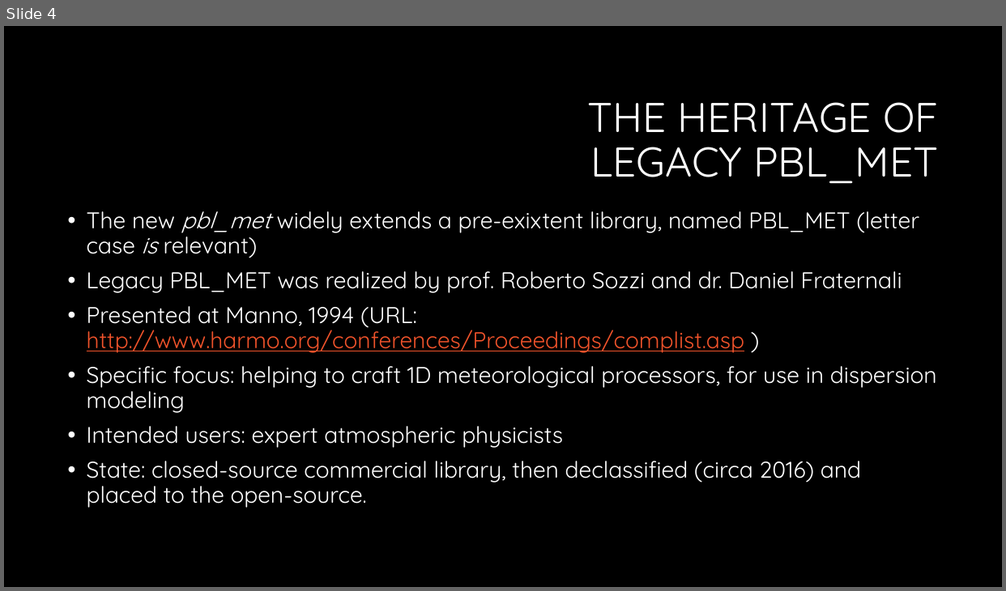
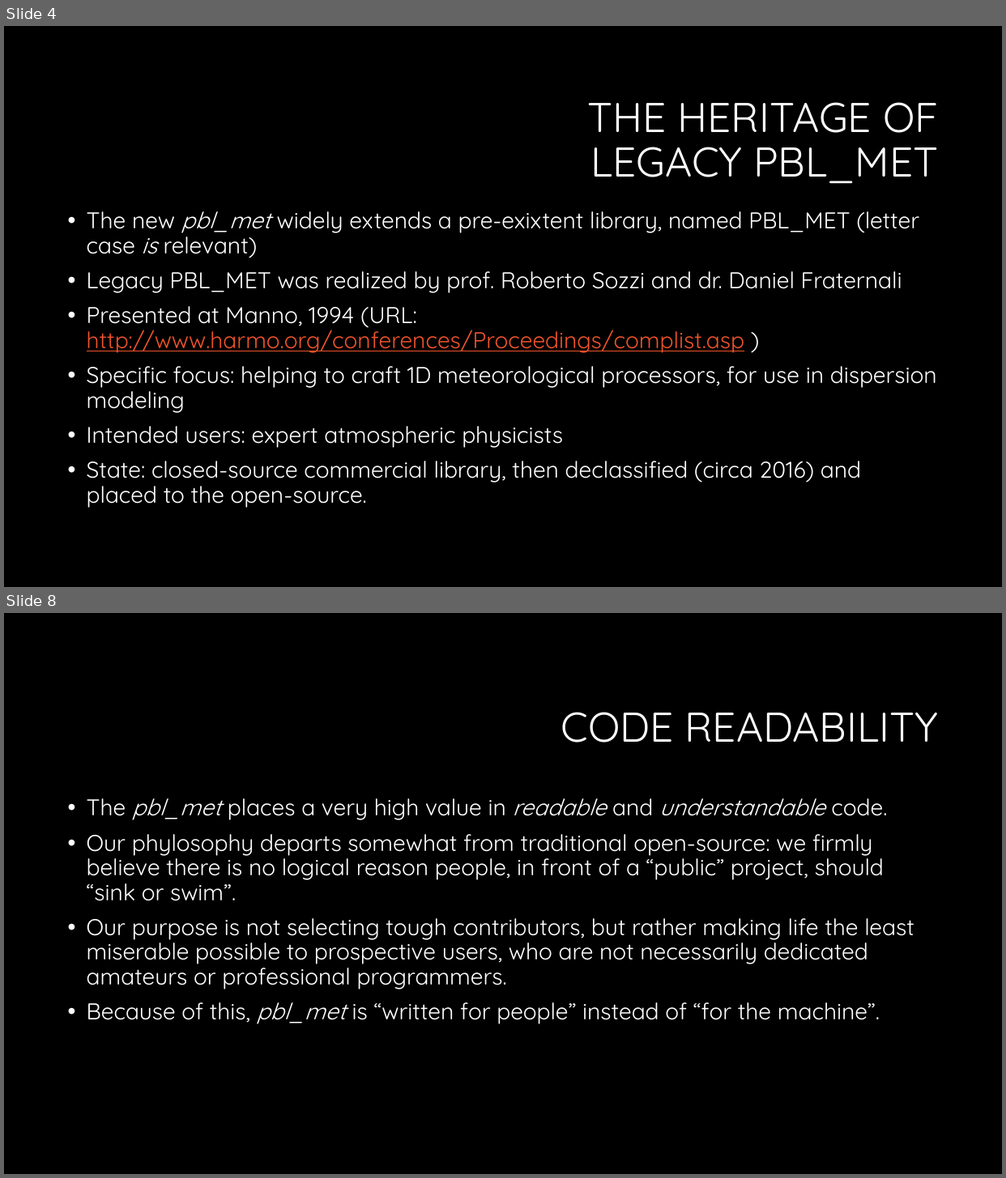
Before and after one commit to serv-terr/pbl_met, a slide deck: doc/pbl_met description.pptx. Shown one above the other, each under a label of ours: slide 4 before the commit, slides 4 and 8 after it; the slides between them are not shown. The pictures are 1006x591 and 1006x1178 pixels, drawn with LibreOffice and Linux fonts; fonts in the diff are those of the drawing; background and template pictures are left out. Boxes give left, top, right and bottom in pixels: in the first picture for what was removed or moved away, otherwise in the second. Text is boxed around its words. In the diff, an @@ line names an element or a change of style, - is before the commit and + after.

```diff
--- a/doc/pbl_met description.pptx
+++ b/doc/pbl_met description.pptx
@@ slide 8 added at [4,613,1002,1174], background #000000 @@
@@ title added at [561,712,939,743], 40 pt, text #FFFFFF @@
+CODE READABILITY
@@ text added at [87,798,914,1024], 22 pt, text #FFFFFF @@
+• The pbl_met places a very high value in readable and understandable code.
+• Our phylosophy departs somewhat from traditional open-source: we firmly believe there is no logical reason people, in front of a “public” project, should “sink or swim”.
+• Our purpose is not selecting tough contributors, but rather making life the least miserable possible to prospective users, who are not necessarily dedicated amateurs or professional programmers.
+• Because of this, pbl_met is “written for people” instead of “for the machine”.
```
Also in this commit, not shown: 3 other slides added.
